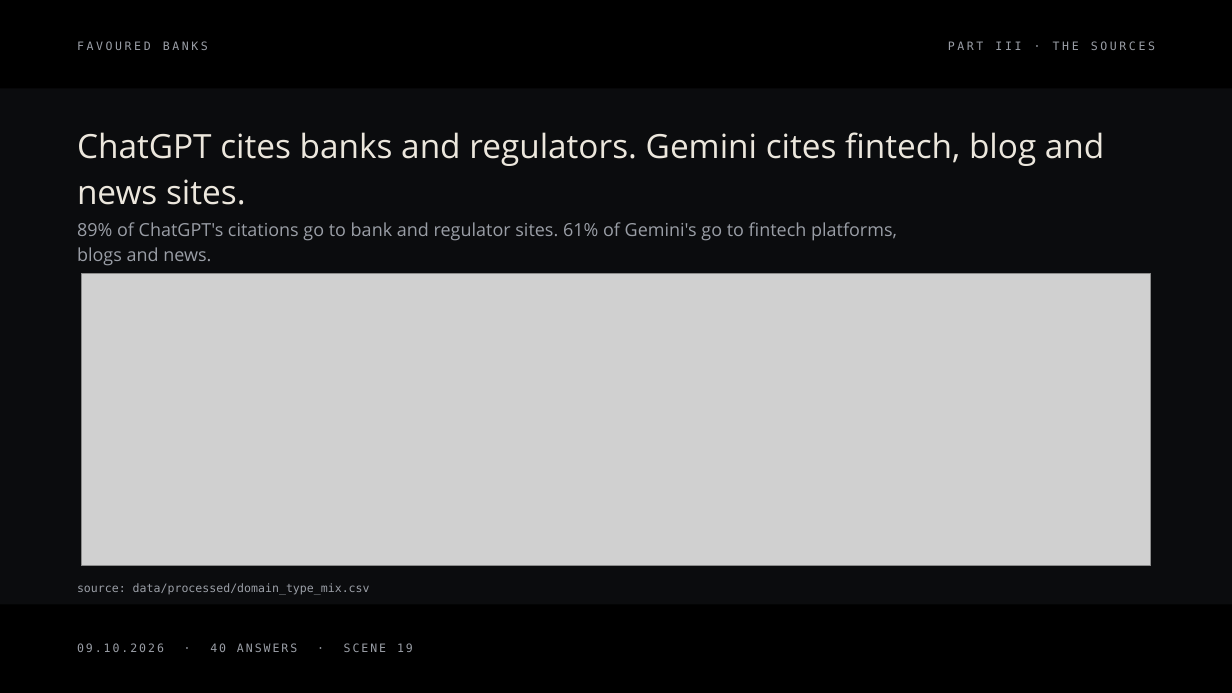
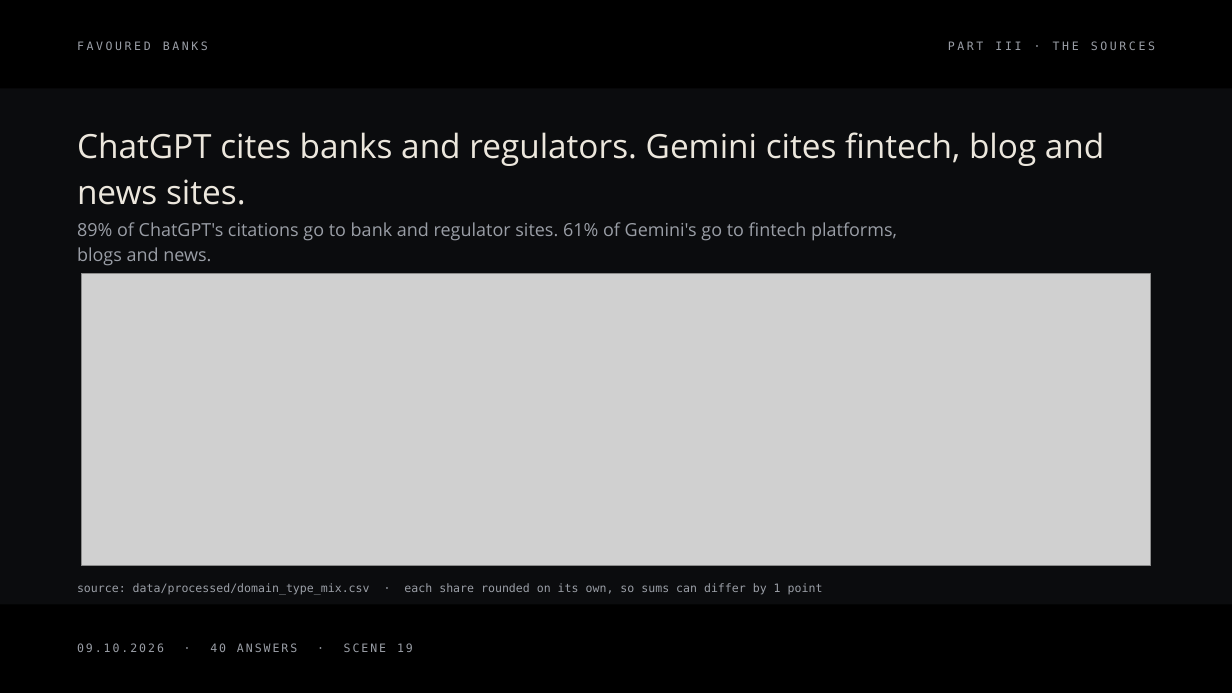
Before and after one commit to rgmwnn/geo-bank-visibility, a slide deck: slide 19 of deck/out/favoured-banks.pptx. Drawn at 1232x693 pixels with LibreOffice and Linux fonts; fonts in the diff are those of the drawing; grey boxes stand for pictures. Boxes give left, top, right and bottom in pixels: in the first picture for what was removed or moved away, otherwise in the second. Text is boxed around its words. In the diff, an @@ line names an element or a change of style, - is before the commit and + after.

```diff
--- a/deck/out/favoured-banks.pptx
+++ b/deck/out/favoured-banks.pptx
@@ text at (x1=77, y1=583, x2=823, y2=595): text changed @@
-source: data/processed/domain_type_mix.csv
+source: data/processed/domain_type_mix.csv · each share rounded on its own, so sums can differ by 1 point
```
Also in this commit, not shown: 24 other slides changed, 8 other files.
